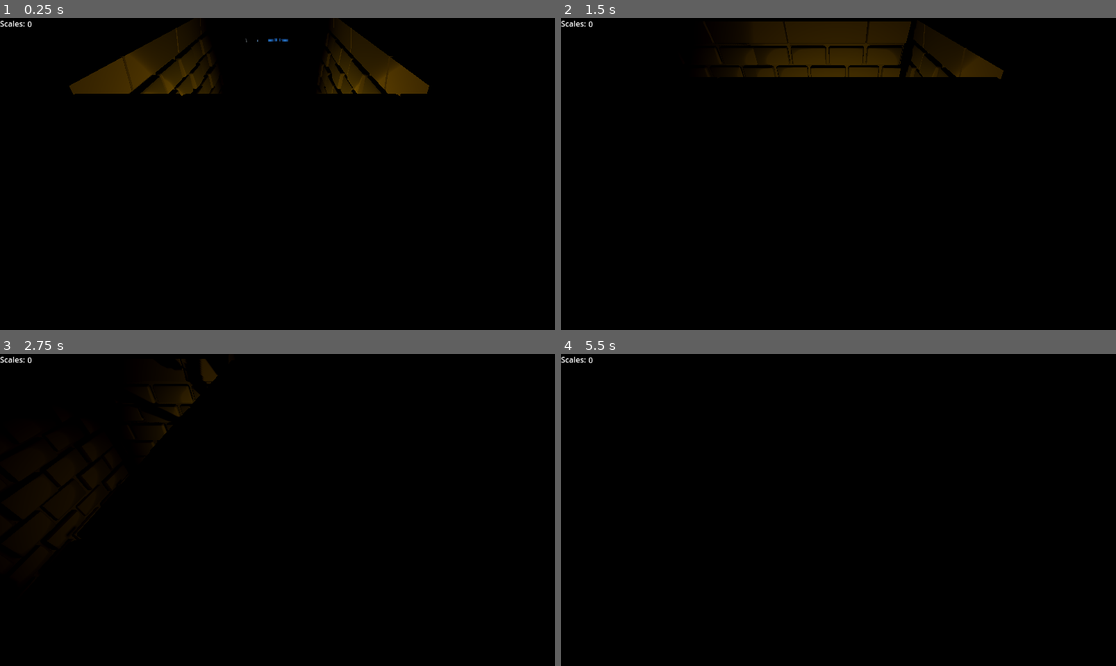
Above: before the commit, frames 1-4 (two rows, left to right).
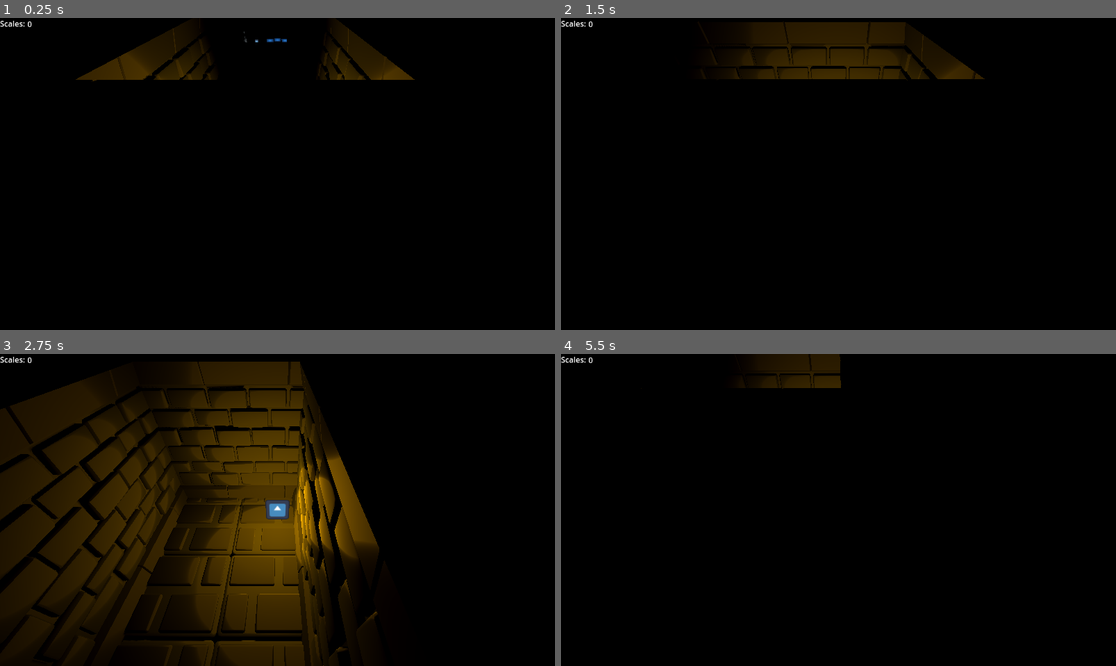
Above: after the commit, the same moments.

Repository: arrowira/KenneyJam
Game: Godot game, scene res://Scenes/Main.tscn
Two runs of this game, one before a commit and one after it. Both use one fixed random seed, a clock stepped at 60 frames per second and the inputs below. The engine's default icon, where the game draws it, is replaced by a stand-in: a white triangle on a blue panel in a dark square.
Inputs:
- Up to frame 1 (0.25 s): no input
- Up to frame 2 (1.5 s): tap Enter at 0.5 s; hold E (cright) 0.53-1.28 s; hold Ctrl (crouch) 0.53-1.28 s; tap Space at 1.25 s; hold S (down) from 1.28 s (still down); tap Shift (run) at 1.35 s
- Up to frame 3 (2.75 s): release S (down) at 2.03 s; hold E (cright) from 2.03 s (still down); hold Ctrl (crouch) from 2.03 s (still down)
- Up to frame 4 (5.5 s): tap Enter at 2.75, 5 s; release E (cright) at 2.78 s; release Ctrl (crouch) at 2.78 s; hold W (up) 2.78-3.53 s; tap Shift (run) at 2.85, 4.35 s; hold Ctrl (crouch) 3.53-4.28 s; hold Q (cleft) 3.53-5.03 s; tap Space at 4.25 s; hold S (down) from 5.03 s (still down); hold Ctrl (crouch) from 5.03 s (still down)

The runs differ from the first frame. In frame 1, 2.5% of the frame differs, in the area x 12-78%, y 1-26%; in frame 2, 1.6%; in frame 3, 39%, in the area x 0-69%, y 1-100%; in frame 4, 1.4%.

Commit message:
Gate and Border Fix

Diff:
--- a/kenney-jam/Scenes/CameraBorder.tscn
+++ b/kenney-jam/Scenes/CameraBorder.tscn
@@ -3,7 +3,6 @@
 [sub_resource type="BoxMesh" id="BoxMesh_ucrmq"]
 
 [sub_resource type="StandardMaterial3D" id="StandardMaterial3D_00s12"]
-shading_mode = 0
 albedo_color = Color(0.012617188, 0.012617188, 0.012617188, 1)
 
 [node name="CameraBorder" type="Node3D"]
--- /dev/null
+++ b/kenney-jam/Scenes/Decorations/Gate.tscn
@@ -0,0 +1,21 @@
+[gd_scene load_steps=3 format=3 uid="uid://ditc3wweafh43"]
+
+[ext_resource type="PackedScene" uid="uid://be2y4e7glnu1q" path="res://KayKit Dungeon Pack 1.0/Models/gltf/wall_gateDoor.gltf.glb" id="1_v0oil"]
+
+[sub_resource type="BoxShape3D" id="BoxShape3D_pl56b"]
+size = Vector3(0.98846436, 3.686493, 1.2348633)
+
+[node name="Gate" type="Node3D"]
+
+[node name="wall_gateDoor_gltf" parent="." instance=ExtResource("1_v0oil")]
+transform = Transform3D(0.9, 0, 0, 0, 0.9, 0, 0, 0, 0.9, 0, 0, 0)
+
+[node name="StaticBody3D" type="StaticBody3D" parent="."]
+
+[node name="CollisionShape3D" type="CollisionShape3D" parent="StaticBody3D"]
+transform = Transform3D(1, 0, 0, 0, 1, 0, 0, 0, 1, -1.3368225, 1.8177643, -0.0234375)
+shape = SubResource("BoxShape3D_pl56b")
+
+[node name="CollisionShape3D2" type="CollisionShape3D" parent="StaticBody3D"]
+transform = Transform3D(1, 0, 0, 0, 1, 0, 0, 0, 1, 1.3530278, 1.8177643, -0.0234375)
+shape = SubResource("BoxShape3D_pl56b")
--- a/kenney-jam/Scenes/Main.tscn
+++ b/kenney-jam/Scenes/Main.tscn
@@ -1,23 +1,23 @@
 [gd_scene load_steps=22 format=3 uid="uid://bh2eknbs0py68"]
 
 [ext_resource type="PackedScene" uid="uid://cbnglbm81uf2k" path="res://Scenes/Player.tscn" id="1_r150o"]
-[ext_resource type="Script" path="res://Scripts/main.gd" id="1_sxkr1"]
+[ext_resource type="Script" uid="uid://bios8bcaiuha6" path="res://Scripts/main.gd" id="1_sxkr1"]
 [ext_resource type="Script" uid="uid://dgovh7333uys2" path="res://Scripts/LightFlicker.gd" id="2_50glp"]
-[ext_resource type="PackedScene" uid="uid://d2h435v7gaf08" path="res://Scenes/Scale.tscn" id="3_kln2b"]
+[ext_resource type="PackedScene" uid="uid://x8b7eyub7idr" path="res://Scenes/Scale.tscn" id="3_kln2b"]
 [ext_resource type="PackedScene" uid="uid://bctxnf3prktpb" path="res://KayKit Dungeon Pack 1.0/Models/gltf/tileBrickA_small.gltf.glb" id="4_pbw6q"]
 [ext_resource type="PackedScene" uid="uid://pjdgpl58qdry" path="res://KayKit Dungeon Pack 1.0/Models/gltf/wall.gltf.glb" id="4_rgh2o"]
 [ext_resource type="PackedScene" uid="uid://c0j7adwgu5owc" path="res://KayKit Dungeon Pack 1.0/Models/gltf/wallCorner.gltf.glb" id="5_jw32o"]
 [ext_resource type="PackedScene" uid="uid://cout26yjaa0hs" path="res://Scenes/CameraBorder.tscn" id="5_pbw6q"]
-[ext_resource type="PackedScene" uid="uid://be2y4e7glnu1q" path="res://KayKit Dungeon Pack 1.0/Models/gltf/wall_gateDoor.gltf.glb" id="6_v1gob"]
 [ext_resource type="PackedScene" uid="uid://cyknrmwfs74i1" path="res://KayKit Dungeon Pack 1.0/Models/gltf/potA.gltf.glb" id="7_1p5hy"]
 [ext_resource type="PackedScene" uid="uid://tnri1v811fb3" path="res://KayKit Dungeon Pack 1.0/Models/gltf/potB.gltf.glb" id="8_h1m7h"]
 [ext_resource type="PackedScene" uid="uid://dxbqpukh7icb7" path="res://KayKit Dungeon Pack 1.0/Models/gltf/potB_decorated.gltf.glb" id="9_erwvk"]
 [ext_resource type="PackedScene" uid="uid://cqct3vyo7tji6" path="res://KayKit Dungeon Pack 1.0/Models/gltf/potionSmall_green.gltf.glb" id="10_2w5on"]
 [ext_resource type="PackedScene" uid="uid://bgi27ub7hyx6x" path="res://KayKit Dungeon Pack 1.0/Models/gltf/potionSmall_red.gltf.glb" id="11_346fj"]
 [ext_resource type="PackedScene" uid="uid://cftwt0bxekx6u" path="res://KayKit Dungeon Pack 1.0/Models/gltf/quiver_half_full.gltf.glb" id="14_0sclb"]
-[ext_resource type="PackedScene" uid="uid://ollbhgqv15eu" path="res://Scenes/wall.tscn" id="14_sxkr1"]
+[ext_resource type="PackedScene" uid="uid://ollbhgqv15eu" path="res://Scenes/Decorations/wall.tscn" id="14_sxkr1"]
 [ext_resource type="AudioStream" uid="uid://b51vlpq523nmo" path="res://Sounds/soundreality-wind-blowing-457954.mp3" id="15_h1m7h"]
 [ext_resource type="AudioStream" uid="uid://mc812laenst" path="res://Sounds/sspsurvival-campfire-by-the-lake-campfire-by-the-swamp-the-sound-of-a-campfire-539178.mp3" id="16_erwvk"]
+[ext_resource type="PackedScene" uid="uid://ditc3wweafh43" path="res://Scenes/Decorations/Gate.tscn" id="16_sxkr1"]
 [ext_resource type="PackedScene" uid="uid://cpp5ehejmhh71" path="res://KayKit Dungeon Pack 1.0/Models/gltf/bookcaseWide.gltf.glb" id="17_2w5on"]
 [ext_resource type="PackedScene" uid="uid://b24m11ishcol7" path="res://Scenes/snake/snake.tscn" id="18_346fj"]
 
@@ -96,15 +96,6 @@
 
 [node name="Geometry" type="Node3D" parent="."]
 
-[node name="wall_gltf" parent="Geometry" instance=ExtResource("4_rgh2o")]
-transform = Transform3D(-3.934025e-08, 0, -0.9, 0, 0.9, 0, 0.9, 0, -3.934025e-08, 2.0355458, 0, 1.5410271)
-
-[node name="wall_gltf2" parent="Geometry" instance=ExtResource("4_rgh2o")]
-transform = Transform3D(-3.934025e-08, 0, -0.9, 0, 0.9, 0, 0.9, 0, -3.934025e-08, 2.0402105, 0, -1.9367504)
-
-[node name="wall_gltf8" parent="Geometry" instance=ExtResource("4_rgh2o")]
-transform = Transform3D(-3.934025e-08, 0, -0.9, 0, 0.9, 0, 0.9, 0, -3.934025e-08, 2.0402105, 0, -5.495522)
-
 [node name="wall_gltf14" parent="Geometry" instance=ExtResource("4_rgh2o")]
 transform = Transform3D(-3.934025e-08, 0, -0.9, 0, 0.9, 0, 0.9, 0, -3.934025e-08, 18.793354, 0, -12.228722)
 
@@ -240,15 +231,6 @@
 [node name="wall_gltf36" parent="Geometry" instance=ExtResource("4_rgh2o")]
 transform = Transform3D(-0.9, 0, 7.86805e-08, 0, 0.9, 0, -7.86805e-08, 0, -0.9, -9.687098, 0, -8.904314)
 
-[node name="wall_gltf3" parent="Geometry" instance=ExtResource("4_rgh2o")]
-transform = Transform3D(-3.934025e-08, 0, -0.9, 0, 0.9, 0, 0.9, 0, -3.934025e-08, -2.5430694, 0, 1.5410271)
-
-[node name="wall_gltf4" parent="Geometry" instance=ExtResource("4_rgh2o")]
-transform = Transform3D(-3.934025e-08, 0, -0.9, 0, 0.9, 0, 0.9, 0, -3.934025e-08, -2.5520487, 0, -1.9367504)
-
-[node name="wall_gltf7" parent="Geometry" instance=ExtResource("4_rgh2o")]
-transform = Transform3D(-3.934025e-08, 0, -0.9, 0, 0.9, 0, 0.9, 0, -3.934025e-08, -2.5520487, 0, -5.473216)
-
 [node name="tileBrickA_small_gltf" parent="Geometry" instance=ExtResource("4_pbw6q")]
 transform = Transform3D(0.9, 0, 0, 0, 0.9, 0, 0, 0, 0.9, -1.2482378, -0.8351272, 0.29827416)
 
@@ -1180,7 +1162,31 @@
 transform = Transform3D(-4.371139e-08, 0, 1, 0, 1, 0, -1, 0, -4.371139e-08, -3.246788, 0, -14.532382)
 
 [node name="wall_gltf5" parent="Geometry" instance=ExtResource("14_sxkr1")]
-transform = Transform3D(0.9, 0, 0, 0, 0.9, 0, 0, 0, 0.9, 0.10921645, 0, 4.189354)
+transform = Transform3D(0.9, 0, 0, 0, 0.9, 0, 0, 0, 0.9, 0.9580674, 0, 3.873672)
+
+[node name="wall_gltf8" parent="Geometry" instance=ExtResource("14_sxkr1")]
+transform = Transform3D(-3.934025e-08, 0, 0.9, 0, 0.9, 0, -0.9, 0, -3.934025e-08, 1.9760649, 0, 1.5567098)
+
+[node name="wall_gltf55" parent="Geometry" instance=ExtResource("14_sxkr1")]
+transform = Transform3D(-3.934025e-08, 0, 0.9, 0, 0.9, 0, -0.9, 0, -3.934025e-08, 1.9760649, 0, -2.0188944)
+
+[node name="wall_gltf56" parent="Geometry" instance=ExtResource("14_sxkr1")]
+transform = Transform3D(-3.934025e-08, 0, 0.9, 0, 0.9, 0, -0.9, 0, -3.934025e-08, 1.9760649, 0, -5.61663)
+
+[node name="wall_gltf57" parent="Geometry" instance=ExtResource("14_sxkr1")]
+transform = Transform3D(-3.934025e-08, 0, 0.9, 0, 0.9, 0, -0.9, 0, -3.934025e-08, -2.5943892, 0, 1.5567098)
+
+[node name="wall_gltf58" parent="Geometry" instance=ExtResource("14_sxkr1")]
+transform = Transform3D(-3.934025e-08, 0, 0.9, 0, 0.9, 0, -0.9, 0, -3.934025e-08, -2.5943892, 0, -2.0188944)
+
+[node name="wall_gltf59" parent="Geometry" instance=ExtResource("14_sxkr1")]
+transform = Transform3D(-3.934025e-08, 0, 0.9, 0, 0.9, 0, -0.9, 0, -3.934025e-08, -2.5943892, 0, -5.61663)
+
+[node name="wall_gltf6" parent="Geometry" instance=ExtResource("14_sxkr1")]
+transform = Transform3D(0.9, 0, 0, 0, 0.9, 0, 0, 0, 0.9, -2.6261482, 0, 3.873672)
+
+[node name="Gate" parent="Geometry" instance=ExtResource("16_sxkr1")]
+transform = Transform3D(1, 0, 0, 0, 1, 0, 0, 0, 1, -0.3099873, 0, -6.4045553)
 
 [node name="Border" type="Node3D" parent="."]
 
@@ -1192,9 +1198,6 @@
 
 [node name="CameraBorder2" parent="Border" instance=ExtResource("5_pbw6q")]
 transform = Transform3D(9.316514, 0, 0, 0, 1, 0, 0, 0, 10.923646, 7.120455, 3.354456, 0)
-
-[node name="wall_gateDoor_gltf" parent="Border" instance=ExtResource("6_v1gob")]
-transform = Transform3D(1, 0, 0, 0, 1, 0, 0, 0, 1, -0.22048521, -0.38724375, -5.334772)
 
 [node name="Audio" type="Node" parent="."]
 
Renamed: kenney-jam/Scenes/wall.tscn -> kenney-jam/Scenes/Decorations/wall.tscn
